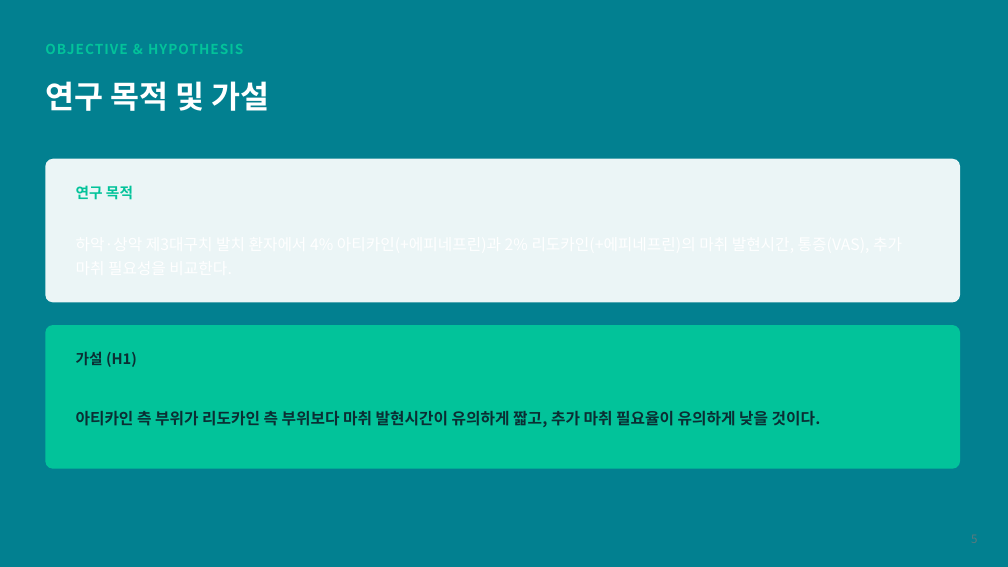
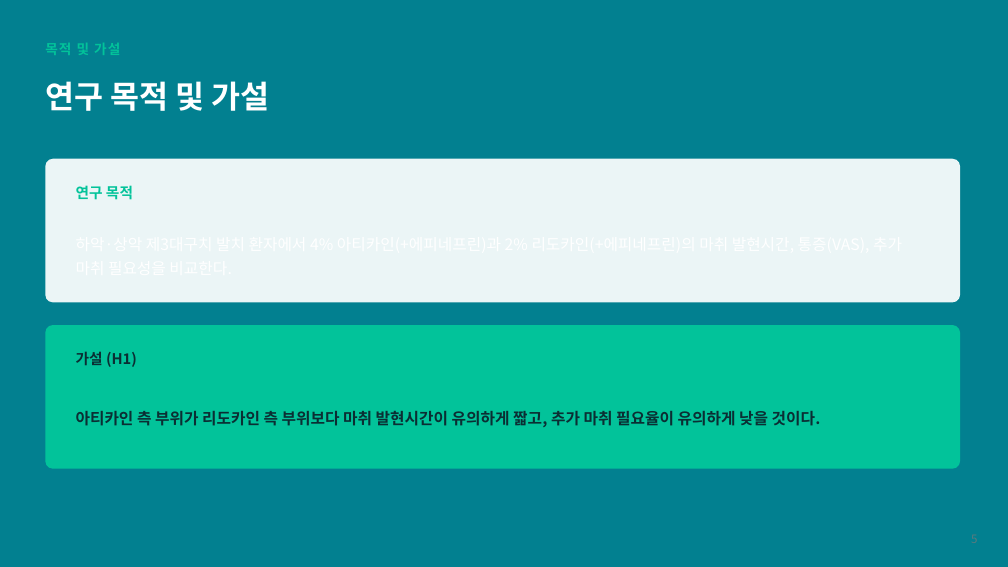
Before and after one commit to yojokem/-, a slide deck: slide 5 of 치과약리학실험2-논문발표/치과약리학실험2_논문발표.pptx. Drawn at 1008x567 pixels with LibreOffice and Linux fonts; fonts in the diff are those of the drawing. Boxes give left, top, right and bottom in pixels: in the first picture for what was removed or moved away, otherwise in the second. Text is boxed around its words. In the diff, an @@ line names an element or a change of style, - is before the commit and + after.

```diff
--- a/치과약리학실험2-논문발표/치과약리학실험2_논문발표.pptx
+++ b/치과약리학실험2-논문발표/치과약리학실험2_논문발표.pptx
@@ text at bbox=[45, 43, 120, 55]: text changed @@
-OBJECTIVE & HYPOTHESIS
+목적 및 가설
```
Also in this commit, not shown: 10 other slides changed, 1 other file.
